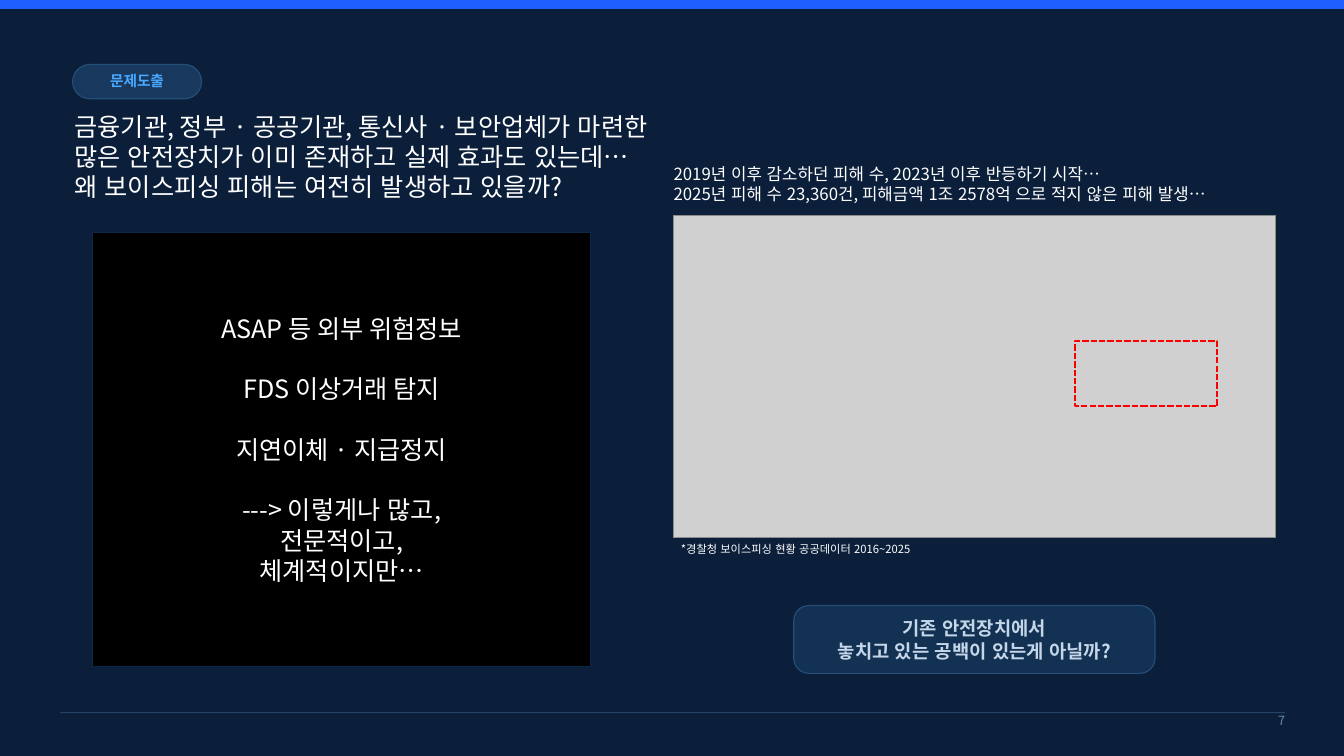
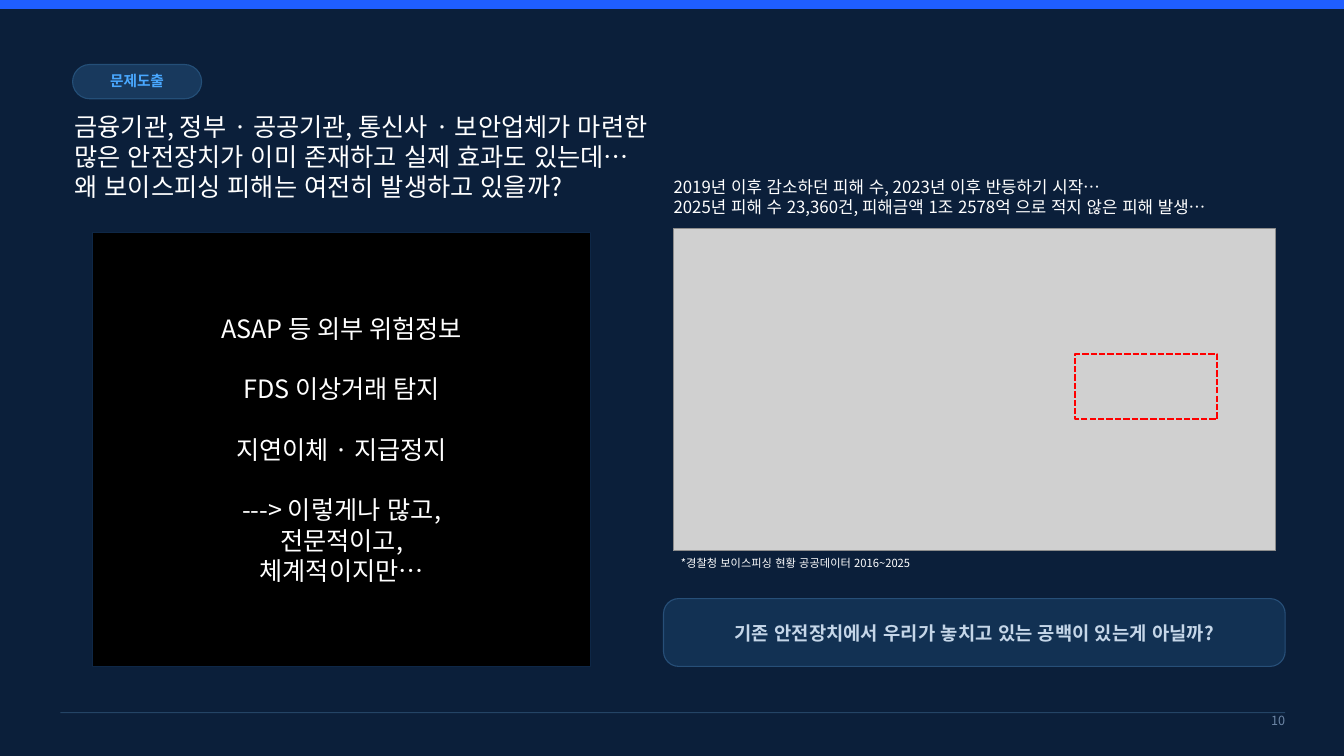
Before and after one commit to hamhj7694/AIXTeamProject2, a slide deck: slide 10 of 01_docs/01_proposal/01.frow/03_제안서 본작성.pptx (slide 7 before the commit). Drawn at 1344x756 pixels with LibreOffice and Linux fonts; fonts in the diff are those of the drawing; grey boxes stand for pictures. Boxes give left, top, right and bottom in pixels: in the first picture for what was removed or moved away, otherwise in the second. Text is boxed around its words. In the diff, an @@ line names an element or a change of style, - is before the commit and + after.

```diff
--- a/01_docs/01_proposal/01.frow/03_제안서 본작성.pptx
+++ b/01_docs/01_proposal/01.frow/03_제안서 본작성.pptx
@@ 2 texts, 1 picture, 1 rectangle: place and size @@
-2 texts, 1 picture, 1 rectangle at (674, 166, 1276, 554)
+2 texts, 1 picture, 1 rectangle at (674, 179, 1276, 568)
@@ rounded rectangle: place and size @@
-rounded rectangle at (793, 606, 1154, 674)
+rounded rectangle at (663, 599, 1286, 666)
@@ text at (735, 624, 1214, 642): text changed @@
-기존 안전장치에서
-놓치고 있는 공백이 있는게 아닐까?
+기존 안전장치에서 우리가 놓치고 있는 공백이 있는게 아닐까?
@@ page number at (1271, 712, 1285, 725): text changed @@
-7
+10
```
Also in this commit, not shown: 5 other slides changed, 5 slides added, 1 other file.
